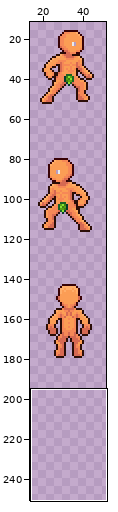
Pixel-art file, stored at Assets/Main/Art/Player/123.aseprite. The picture above shows the old version from afar; the outline marks the close-up.
Close-up. The starting point:
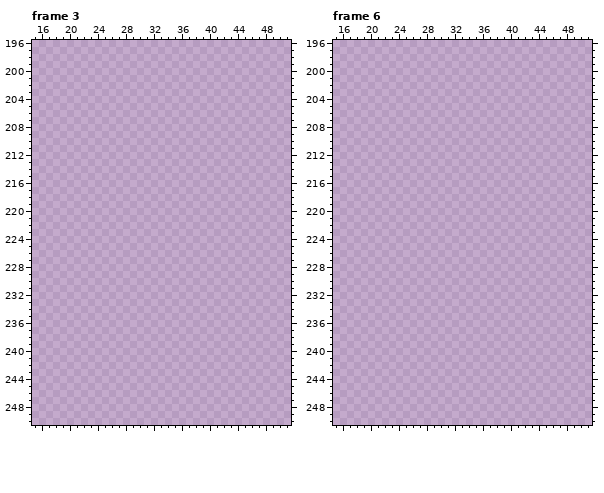
64x256 pixels, 10 frames. Shown: frame 3: x 15..51, y 196..250; frame 6: x 15..51, y 196..250. The wide view leaves out empty margins. The commit also changed other frames or places, which this record leaves out.
The same view after the edit:
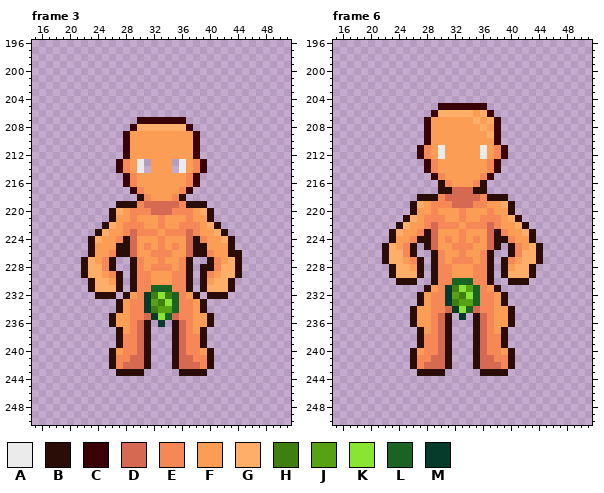
Palette (. is transparent): A #ebebeb  B #2b0d07  C #380206  D #d66952  E #f68857  F #fb9d55  G #ffae69  H #3f7f11  J #57a114  K #89e532  L #196323  M #063a2b
What changed:
Frame 3, layer "Body":
y 207: x 30..36 ....... -> CCCCCCC
y 208: x 29..37 ......... -> CGGGGGGGC
y 209..212: x 28..38 ........... -> CFFFFFFFFFC
y 213..214: x 27..30 .... -> CEFA; x 32..34 ... -> FFF; x 36..39 .... -> AFEC
y 215..216: x 28..38 ........... -> CEFFFFFFFEC
y 217: x 29..37 ......... -> CEFFFFFEC
y 218: x 30..36 ....... -> BEFFFEB
y 219: x 27..39 ............. -> BBBEDDDDDEBBB
y 220: x 26..40 ............... -> BGFEEEDDDEEEFGB
y 221: x 26..40 ............... -> BFFEFFFEFFFEFFB
y 222: x 25..41 ................. -> BGFEEEFFEFFEEEFGB
y 223: x 24..42 ................... -> BGFFEDEEEFEEEDEFFGB
y 224: x 23..43 ..................... -> BGFFEBDFFFEFFFDBEFFGB
y 225: x 23..43 ..................... -> BFFFBBDFEFEFEFDBBFFFB
y 226: x 23..44 ...................... -> BFFEBBDFFEEEFFDBBEFFBB
y 227: x 22..26 ..... -> BGFEB; x 29..37 ......... -> BEFFEFFEB; x 40..44 ..... -> BEFGB
y 228: x 22..26 ..... -> BGGEB; x 29..37 ......... -> BEFEEEFEB; x 39..44 ...... -> BBEGGB
y 229: x 22..27 ...... -> BGGFEB; x 29..37 ......... -> BEEFFFEEB; x 39..44 ...... -> BEFGGB
y 230: x 23..27 ..... -> BGGFB; x 29..37 ......... -> BEEFFFEEB; x 39..43 ..... -> BFGGB
y 231: x 23..27 ..... -> BGGGB; x 29..37 ......... -> BEELLLEEB; x 39..43 ..... -> BGGGB
y 232: x 24..26 ... -> BBB; x 28..38 ........... -> BFEMHKHLEFB; x 40..42 ... -> BBB
y 233: x 27..39 ............. -> BFEEMJHKLEEFB
y 234: x 27..39 ............. -> BFEEMHJJLEEFB
y 235: x 26..40 ............... -> BFFEEDMKLDEEFFB
y 236: x 26..31 ...... -> BFFEDB; x 33 . -> M; x 35..40 ...... -> BDEFFB
y 237: x 27..31 ..... -> BFEDB; x 35..39 ..... -> BDEFB
y 238..239: x 27..31 ..... -> BEEDB; x 35..39 ..... -> BDEEB
y 240: x 26..31 ...... -> BFEEDB; x 35..40 ...... -> BDEEFB
y 241: x 26..31 ...... -> BEEDDB; x 35..40 ...... -> BDDEEB
y 242: x 26..31 ...... -> BEDDDB; x 35..40 ...... -> BDDDEB
y 243: x 27..30 .... -> BBBB; x 36..39 .... -> BBBB
Frame 6, layer "Body":
y 205: x 30..36 ....... -> CCCCCCC
y 206: x 29..37 ......... -> CGGGGGFGC
y 207: x 28..38 ........... -> CFFFFFFGFGC
y 208: x 28..38 ........... -> CFFFFFFFGFC
y 209: x 28..38 ........... -> CFFFFFFFFGC
y 210: x 28..38 ........... -> CFFFFFFFFFC
y 211..212: x 27..39 ............. -> CEFAFFFFFAFEC
y 213..214: x 28..38 ........... -> CEFFFFFFFEC
y 215: x 29..37 ......... -> CEFFFFFEC
y 216: x 30..36 ....... -> BEFFFEB
y 217: x 30..36 ....... -> BBDDDBB
y 218: x 27..39 ............. -> BBBEDDDDDEBBB
y 219: x 26..40 ............... -> BGFEEEDDDEEFFGB
y 220: x 26..40 ............... -> BFFEFFFEFFFEFFB
y 221: x 25..41 ................. -> BGFEEEFFEFFEEEFGB
y 222: x 24..42 ................... -> BGFFEDEEEFEEEDEFFGB
y 223: x 23..43 ..................... -> BGFFEBDFFFEFFFDBEFFGB
y 224: x 23..43 ..................... -> BFFEBBDFEFEFEFDBBEFFB
y 225: x 22..26 ..... -> BGFEB; x 28..38 ........... -> BDFFEEEFFDB; x 40..44 ..... -> BEFGB
y 226: x 22..26 ..... -> BGGEB; x 29..37 ......... -> BEFFEFFEB; x 40..44 ..... -> BEGGB
y 227: x 22..27 ...... -> BGGFEB; x 29..37 ......... -> BEFEEEFEB; x 39..44 ...... -> BEFGGB
y 228: x 23..27 ..... -> BGGFB; x 29..37 ......... -> BEEFFFEEB; x 39..43 ..... -> BFGGB
y 229: x 23..27 ..... -> BGGGB; x 29..37 ......... -> BEEFFFEEB; x 39..43 ..... -> BGGGB
y 230: x 24..26 ... -> BBB; x 29..37 ......... -> BEELLLEEB; x 40..42 ... -> BBB
y 231: x 28..38 ........... -> BFEMHKJLEFB
y 232: x 27..39 ............. -> BFEEMJHKLEEFB
y 233: x 27..39 ............. -> BFEEMHJJLEEFB
y 234: x 26..40 ............... -> BFFEEDMKLDEEFFB
y 235: x 26..31 ...... -> BFFEDB; x 33 . -> M; x 35..40 ...... -> BDEFFB
y 236: x 26..31 ...... -> BFFEDB; x 35..40 ...... -> BDEFFB
y 237: x 27..31 ..... -> BFEDB; x 35..39 ..... -> BDEFB
y 238..239: x 27..31 ..... -> BEEDB; x 35..39 ..... -> BDEEB
y 240: x 26..31 ...... -> BFEEDB; x 35..40 ...... -> BDEEFB
y 241: x 26..31 ...... -> BEEDDB; x 35..40 ...... -> BDDEEB
y 242: x 26..31 ...... -> BEDDDB; x 35..40 ...... -> BDDDEB
y 243: x 27..30 .... -> BBBB; x 36..39 .... -> BBBB
